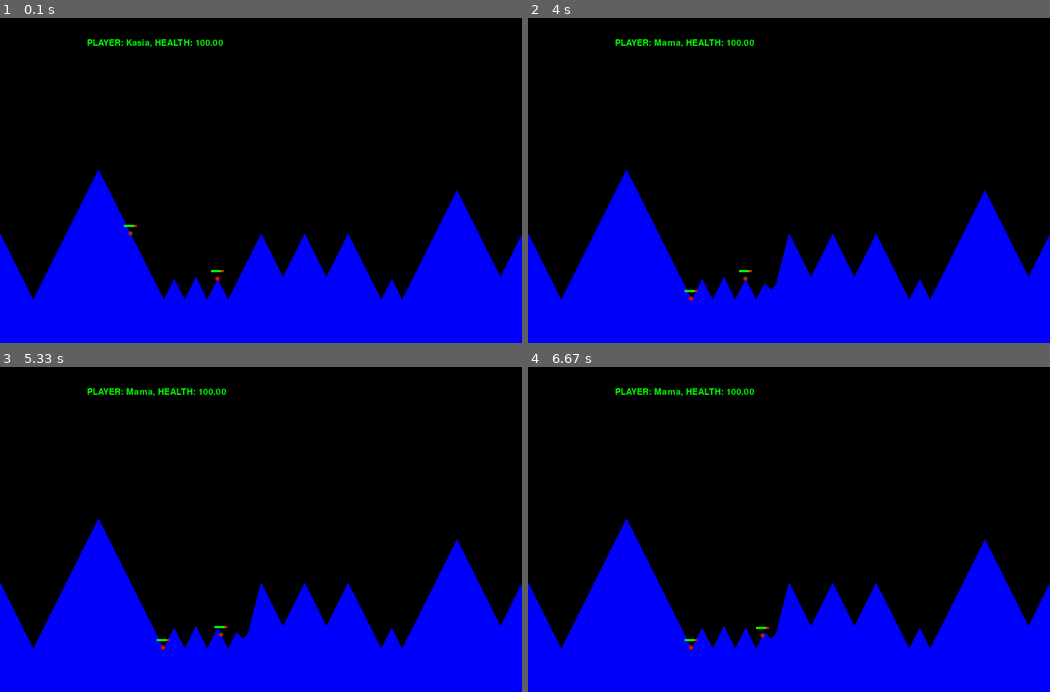
Above: before the commit, frames 1-4 (two rows, left to right).
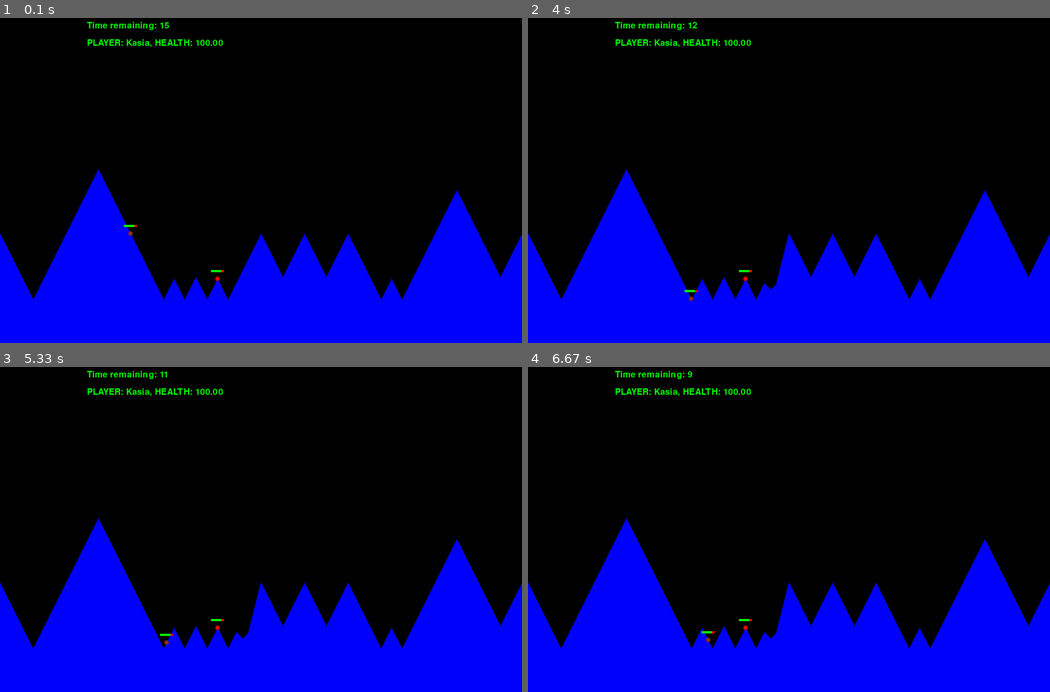
Above: after the commit, the same moments.

Repository: KatKopr/worms_in_pygame
Game: pygame game, started from main.py
Same seed, same stepped clock (60 frames per second), same inputs: the game is played once before the commit and once after it.
Inputs:
- Up to frame 1 (0.1 s): no input
- Up to frame 2 (4 s): hold P 0.33-0.8 s; hold Right 0.33-0.8 s; hold R 0.83-1.3 s; hold Right 0.83-1.3 s; hold P 1.33-1.8 s; hold Right 1.33-1.8 s; hold Right 1.83-2.3 s; hold Right 2.33-2.8 s; hold Left 2.83-3.37 s; hold Left 3.4-3.8 s; tap Tab at 3.83 s
- Up to frame 3 (5.33 s): hold Right 4.17-4.8 s; hold Left 4.83-5.3 s
- Up to frame 4 (6.67 s): hold Right 5.33-5.8 s; hold Right 5.83-6.3 s; hold Left from 6.33 s (still down)

The runs differ from the first frame. In frame 1, 0.2% of the frame differs, in the area x 16-33%, y 1-4%; in frame 2, 0.5%; in frame 3, 0.6%; in frame 4, 0.6%, in the area x 16-47%, y 1-88%.

Commit message:
Add files via upload

Diff:
--- a/control.py
+++ b/control.py
@@ -3,6 +3,7 @@
 import pygame
 from world import World
 from frame import Frame
+from timer import Timer
 
 class Control:
 
@@ -14,25 +15,40 @@
         self.win=window
         self.world=[]
         self.events=[]
+        self.timer=Timer(self)
         self.frame=Frame(self)
+        self.alive_worms=[]
+        self.game=[]
+
+    def add_game(self,game):
+        self.game=game
+
     def start_world(self,gamers):
-            self.world = World(self.win, gamers)
-            self.world.add_control(self)
-            self.worm_no=0
-            self.worm=self.world.worms[self.worm_no]
-            self.weapon=1
-            self.worms=self.world.worms
-            for worm in self.worms:
-                worm.add_control(self)
-            self.worm.color=(150,50,0)
-            return self.world
+        self.world = World(self.win, gamers)
+        self.world.add_control(self)
+        self.worm_no=0
+        self.worm=self.world.worms[self.worm_no]
+        self.weapon=1
+        self.worms=self.world.worms
+        self.alive_worms=[1]*len(gamers)
+        for worm in self.worms:
+            worm.add_control(self)
+        self.worm.color=(150,50,0)
+        return self.world
+
     def change_worm(self):
-        if self.worm.health>0:
-            self.worm.color=(255,0,0)
-        self.worm_no=(self.worm_no+1)%len(self.worms)
-        self.worm=(self.worms[self.worm_no])
-        self.worm.color=(150,50,0)
-        self.worm.draw(self.win)
+        if self.timer.time_remaining==0:
+            if self.worm.health>0:
+                self.worm.color=(255,0,0)
+            self.worm_no=(self.worm_no+1)%len(self.worms)
+            self.worm=(self.worms[self.worm_no])
+            if self.worm.health>0:
+                self.worm.color=(150,50,0)
+                self.worm.can_shoot=True
+                self.worm.draw(self.win)
+                self.worm.speed=100
+                self.timer.set_timer(15)
+
     def change_weapon(self):
         if self.worm.rocket_type==1:
             self.worm.rocket_type=2
@@ -46,3 +62,13 @@
         font = pygame.font.Font(None, size)
         text = font.render(text, 1, color)
         self.win.blit(text, self.change_coordinates(x,y))
+
+    def end_of_turn(self):
+        if self.timer.time_remaining==0:
+            self.worm.speed=0
+            self.worm.can_shoot=False
+
+    def over(self):
+        self.frame.winner()
+        pygame.time.delay(1000)
+        self.game.quit()
--- /dev/null
+++ b/display.py
@@ -0,0 +1,11 @@
+#!/usr/bin/env python3
+# -*- coding: utf-8 -*-
+
+class Display:
+    def __init__(control):
+        self.control=control
+        self.curr_window=control.win
+        self.prev_window=[]
+
+    def display_start:
+        self.curr_window=Window(0)
--- /dev/null
+++ b/display1.py
@@ -0,0 +1,10 @@
+#!/usr/bin/env python3
+# -*- coding: utf-8 -*-
+
+class Display:
+    def __init__(self, control):
+        self.control=control
+        self.curr_window=[]
+
+    def display_start(self):
+        self.curr_window=Window(0)
--- a/frame.py
+++ b/frame.py
@@ -6,7 +6,7 @@
     def __init__(self, control):
         self.control=control
         self.player=[]
-        self.time_remaining=[]
+        self.timer=self.control.timer
 
     def draw(self):
         self.player=self.control.world.gamers[self.control.worm_no]
@@ -17,6 +17,16 @@
         y=700
         text="PLAYER: "+ self.player +", HEALTH: %.2f" % health
         self.write(text, x, y, 30)
+        text2="Time remaining: "+ str(self.control.timer.time_remaining)
+        self.write(text2, x, y+40, 30)
 
     def write(self, text, x, y, size):
         self.control.write(text, (0,255,0), x, y, size)
+
+    def winner(self):
+        x=400
+        y=600
+        a=self.control.alive_worms
+        winner_number=[i for i, v in enumerate(a) if v==1]
+        text="WINNER: "+ str(self.control.world.gamers[winner_number[0]])
+        self.write(text, x, y, 30)
--- a/game.py
+++ b/game.py
@@ -14,6 +14,7 @@
     def start(self, gamers):
         self.world=self.control.start_world(gamers)
         self.running=True
+        self.control.add_game(self)
 
     def run(self, prev_time):
         pygame.time.delay(20)
@@ -25,10 +26,15 @@
                 self.control.change_worm()
             if event.type == pygame.KEYDOWN and event.key == pygame.K_SPACE:
                 self.control.change_weapon()
+            if event.type == pygame.KEYDOWN and event.key == pygame.K_p:
+                self.control.timer.change_state()
+            if event.type == self.control.timer.COUNTDOWN:
+                self.control.timer.countdown()
+            #self.control.winner=self.control.alive_worms[0].name
+            #self.quit
         next_time = time.time()
         self.world.process_events(next_time - prev_time, events, self.control.worm_no)
         self.time = next_time
-
         self.control.win.fill((0,0,0))
         self.world.draw(self.control.win)
         #control.process_events()
--- /dev/null
+++ b/timer.py
@@ -0,0 +1,34 @@
+#!/usr/bin/env python3
+# -*- coding: utf-8 -*-
+import pygame
+
+class Timer:
+    COUNTDOWN=pygame.USEREVENT + 1
+    def __init__(self, control):
+        self.control=control
+        self.player_no=self.control.worm_no
+        self.time_remaining=15
+        self.stop=True
+
+    def set_timer(self, time):
+        self.time_remaining=time
+
+    def start_timer(self):
+        self.stop=False
+        pygame.time.set_timer(self.COUNTDOWN,1000)
+
+    def stop_timer(self):
+        self.stop=True
+
+    def change_state(self):
+        if self.stop==True:
+            self.start_timer()
+        else:
+            self.stop_timer
+
+    def countdown(self):
+        if self.time_remaining>0:
+            self.time_remaining-=1
+        else:
+            self.stop=True
+            self.control.end_of_turn()
--- a/translate.py
+++ b/translate.py
@@ -6,4 +6,3 @@
         self.window=window
 
     def coordinates(self, x, y):
-        return (x, self.window.get_height()-y)
--- a/world.py
+++ b/world.py
@@ -12,7 +12,7 @@
         self.worms=[]
         self.gamers=gamers
         for i in range(len(gamers)):
-            self.worms += [Worm(300+i*200, self.terrain.get_level(300+i*200), gamers[i])]
+            self.worms += [Worm(300+i*200, self.terrain.get_level(300+i*200), gamers[i],i)]
         self.rockets = []
         self.window=window
         self.control = []
--- a/worm.py
+++ b/worm.py
@@ -4,7 +4,7 @@
 from rocket import Rocket
 class Worm:
 
-    def __init__(self, x, y, name):
+    def __init__(self, x, y, name, number):
         self.x = x
         self.y = y
         self.health = 0.8
@@ -15,6 +15,8 @@
         self.speed=100
         self.control=[]
         self.name=name
+        self.can_shoot=True
+        self.number=number
 
     def add_control(self, control):
         self.control=control
@@ -22,7 +24,7 @@
     def add_rocket(self, r):
         self.rockets.append(r)
 
-    def remove_rocket(self, r):
+    def remove_rocket(self,r):
         self.rockets = []
 
     def process_events(self, time_delta, events, world, terrain):
@@ -35,7 +37,7 @@
             self.x += int(time_delta * self.speed)
         self.y = int(terrain.get_level(self.x))
         for event in events:
-            if event.type == pygame.KEYDOWN and event.key == ord("r"):
+            if event.type == pygame.KEYDOWN and event.key == ord("r") and self.can_shoot:
                 self.add_rocket(Rocket(self.x, self.y, self.orientation, self.rocket_type))
         for r in self.rockets:
             r.process_events(self, time_delta, world, terrain)
@@ -63,6 +65,11 @@
     def dead(self):
         self.color=(255,255,255)
         self.speed=0
+        self.can_shoot=False
+        self.control.alive_worms[self.number]=0
+        print(sum(self.control.alive_worms))
+        if sum(self.control.alive_worms)<2:
+            self.control.over()
         #self.write("You are dead", (0,255,0))
 
     def write(self, text, color):
